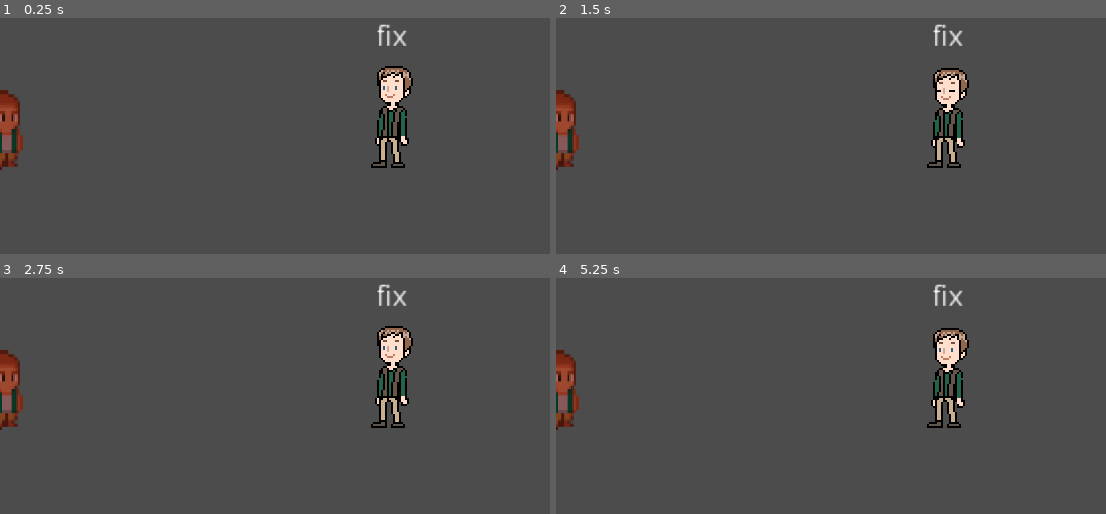
Above: before the commit, frames 1-4 (two rows, left to right).
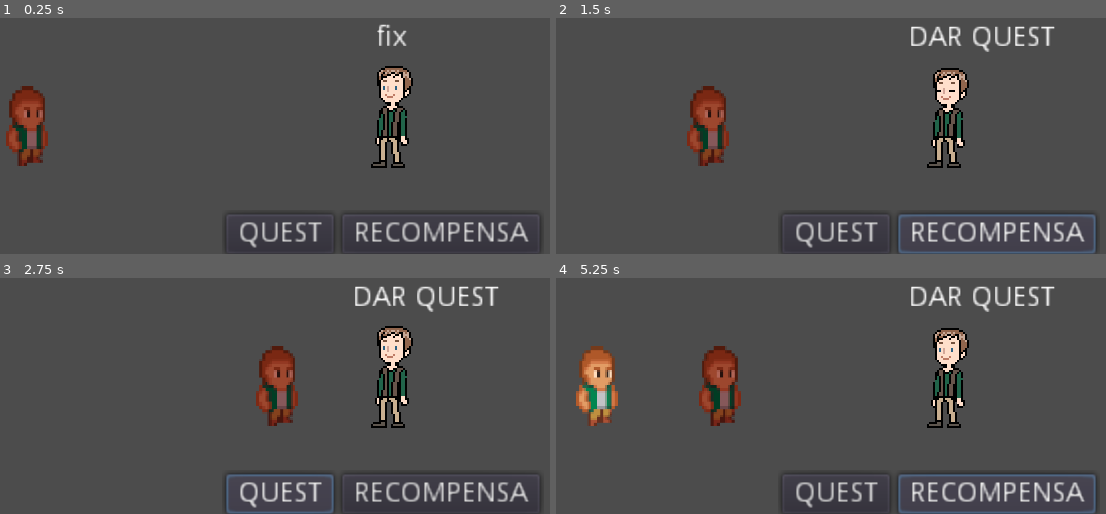
Above: after the commit, the same moments.

Repository: my-old-games/brokennpc
Game: Godot game, scene res://scenes/level/level0.tscn
Two runs of this game, one before a commit and one after it. Both use one fixed random seed, a clock stepped at 60 frames per second and the inputs below. The project has no main scene, so this scene is started directly.
Inputs (mouse positions are in pixels of both pictures, inside the frame that each line leads up to):
- Up to frame 1 (0.25 s): no input
- Up to frame 2 (1.5 s): click (836, 235) at 0.5 s, where only the run after the commit has a clickable "QUEST"; click (996, 235) at 1.25 s, where only the run after the commit has a clickable "RECOMPENSA"
- Up to frame 3 (2.75 s): click (280, 495) at 2 s, where only the run after the commit has a clickable "QUEST"
- Up to frame 4 (5.25 s): click (996, 495) at 2.75 s, where only the run after the commit has a clickable "RECOMPENSA"; click (836, 495) at 3.5 s, where only the run after the commit has a clickable "QUEST"; click (996, 495) at 4.25 s, where only the run after the commit has a clickable "RECOMPENSA"

The runs differ from the first frame. In frame 1, 4.7% of the frame differs, in the area x 0-99%, y 28-99%; in frame 2, 6.8%; in frame 3, 6.6%; in frame 4, 8.7%, in the area x 0-99%, y 2-100%.

Commit message:
“BROKEN NPC” - COMMIT 2 + Comportamiento de respuesta. Areas NPC -> body_entered + Escena HUD + Botones de prueba + Script HUD Manager: Manejo de seÃ±ales botones: pressed() + NPC Manager: Manejo de SeÃ±ales give_quest y give_reward + Cambio de orientaciÃ³n (player) al presionar boton

Diff:
--- /dev/null
+++ b/Project/scenes/gui/HUD.tscn
@@ -0,0 +1,33 @@
+[gd_scene load_steps=2 format=2]
+
+[ext_resource path="res://scripts/hudManager.gd" type="Script" id=1]
+
+[node name="HUD" type="CanvasLayer"]
+script = ExtResource( 1 )
+
+[node name="hbcControls" type="HBoxContainer" parent="."]
+anchor_left = 0.5
+anchor_top = 1.0
+anchor_right = 0.5
+anchor_bottom = 1.0
+margin_left = -192.0
+margin_top = -20.0
+margin_right = 192.0
+alignment = 1
+__meta__ = {
+"_edit_use_anchors_": false
+}
+
+[node name="btnQuest" type="Button" parent="hbcControls"]
+margin_left = 113.0
+margin_right = 167.0
+margin_bottom = 20.0
+text = "QUEST"
+
+[node name="btnReward" type="Button" parent="hbcControls"]
+margin_left = 171.0
+margin_right = 270.0
+margin_bottom = 20.0
+text = "RECOMPENSA"
+[connection signal="pressed" from="hbcControls/btnQuest" to="." method="_on_btnQuest_pressed"]
+[connection signal="pressed" from="hbcControls/btnReward" to="." method="_on_btnReward_pressed"]
--- a/Project/scenes/level/level0.tscn
+++ b/Project/scenes/level/level0.tscn
@@ -1,7 +1,8 @@
-[gd_scene load_steps=4 format=2]
+[gd_scene load_steps=5 format=2]
 
 [ext_resource path="res://scenes/npc/npcCommon.tscn" type="PackedScene" id=1]
 [ext_resource path="res://scenes/player/playerCommon.tscn" type="PackedScene" id=2]
+[ext_resource path="res://scenes/gui/HUD.tscn" type="PackedScene" id=3]
 
 [sub_resource type="RectangleShape2D" id=1]
 extents = Vector2( 717.212, 21.3126 )
@@ -22,7 +23,13 @@
 modulate = Color( 0.694118, 0.454902, 0.454902, 1 )
 self_modulate = Color( 0.576471, 0.388235, 0.258824, 1 )
 position = Vector2( 1.06599, 160.23 )
-my_group = "REWARDS"
+my_speed = Vector2( 50, 0 )
 
 [node name="playerCommon2" parent="." instance=ExtResource( 2 )]
-position = Vector2( -95.9326, 159.86 )
+position = Vector2( -241.974, 158.273 )
+my_group = "REWARDS"
+my_speed = Vector2( 50, 0 )
+
+[node name="HUD" parent="." instance=ExtResource( 3 )]
+[connection signal="give_quest" from="HUD" to="npcCommon" method="_on_HUD_give_quest"]
+[connection signal="give_reward" from="HUD" to="npcCommon" method="_on_HUD_give_reward"]
--- a/Project/scenes/npc/npcCommon.tscn
+++ b/Project/scenes/npc/npcCommon.tscn
@@ -120,4 +120,5 @@
 __meta__ = {
 "_edit_use_anchors_": false
 }
-[connection signal="body_entered" from="area2DVision" to="." method="_on_area2DInteraction_body_entered"]
+[connection signal="body_entered" from="area2DVision" to="." method="_on_area2DVision_body_entered"]
+[connection signal="body_entered" from="area2DInteraction" to="." method="_on_area2DInteraction_body_entered"]
--- a/Project/scenes/player/playerCommon.tscn
+++ b/Project/scenes/player/playerCommon.tscn
@@ -18,12 +18,13 @@
 [node name="playerCommon" type="KinematicBody2D"]
 collision_layer = 2
 script = ExtResource( 2 )
+my_speed = Vector2( 100, 0 )
 
-[node name="AnimatedSprite" type="AnimatedSprite" parent="."]
+[node name="animatedSprite" type="AnimatedSprite" parent="."]
 position = Vector2( 0, -6 )
 scale = Vector2( 0.7, 0.8 )
 frames = SubResource( 1 )
 animation = "IDLE"
 
-[node name="CollisionShape2D" type="CollisionShape2D" parent="."]
+[node name="collisionShape2D" type="CollisionShape2D" parent="."]
 shape = SubResource( 2 )
--- /dev/null
+++ b/Project/scripts/hudManager.gd
@@ -0,0 +1,25 @@
+extends CanvasLayer
+
+
+# Declare member variables here. Examples:
+# var a = 2
+# var b = "text"
+
+signal give_quest
+signal give_reward
+
+# Called when the node enters the scene tree for the first time.
+func _ready():
+	pass # Replace with function body.
+
+
+# Called every frame. 'delta' is the elapsed time since the previous frame.
+#func _process(delta):
+#	pass
+
+
+func _on_btnQuest_pressed():
+	emit_signal("give_quest")
+
+func _on_btnReward_pressed():
+	emit_signal("give_reward")
--- a/Project/scripts/npcManager.gd
+++ b/Project/scripts/npcManager.gd
@@ -5,20 +5,41 @@
 # var a = 2
 # var b = "text"
 
+var request_player = []
+
 
 # Called when the node enters the scene tree for the first time.
 func _ready():
 	pass # Replace with function body.
 
-
 # Called every frame. 'delta' is the elapsed time since the previous frame.
 #func _process(delta):
 #	pass
 
+func _on_area2DVision_body_entered(body):
+	if   body.is_in_group("QUESTS"):
+		$labelStateFix.text = "DAR QUEST"
+	elif body.is_in_group("REWARDS"):
+		$labelStateFix.text = "DAR REWARDS"
+	else:
+		$labelStateFix.text = "FIX"
 
 func _on_area2DInteraction_body_entered(body):
-	match body.get_groups().front():
-		"QUESTS":
-			$labelStateFix.text = "DAR QUEST"
-		"REWARDS":
-			$labelStateFix.text = "DAR REWARDS"
+	# asociar el jugador detectado a listado de request
+	request_player.append(body)
+	body.waiting(true)
+
+func _on_HUD_give_quest():
+	if !request_player.empty():
+		if request_player.back().is_in_group("QUESTS"):
+			var player = request_player.pop_back()
+			player.my_dir = Vector2.LEFT
+			player.waiting(false)
+
+
+func _on_HUD_give_reward():
+	if !request_player.empty():
+		if request_player.back().is_in_group("REWARDS"):
+			var player = request_player.pop_back()
+			player.my_dir = Vector2.LEFT
+			player.waiting(false)
--- a/Project/scripts/playerManager.gd
+++ b/Project/scripts/playerManager.gd
@@ -1,12 +1,19 @@
 extends KinematicBody2D
 
+#FLAGS
+var flag_wait = false
+#EXPORTS
 export(String, "QUESTS", "REWARDS") var my_group = "QUESTS"
+export(Vector2)   var my_speed
+var my_dir = Vector2.RIGHT
 
-# Called when the node enters the scene tree for the first time.
+
 func _ready():
 	add_to_group(my_group)
 
+func _physics_process(_delta):
+	if !flag_wait:
+		move_and_slide(my_speed*my_dir)
 
-
-#func _process(delta):
-#	pass
+func waiting(status):
+	flag_wait = status
Not shown, changed: DevGameLog.docx
Not shown, removed: ~$vGameLog.docx
Not shown, removed: ~WRL1333.tmp
